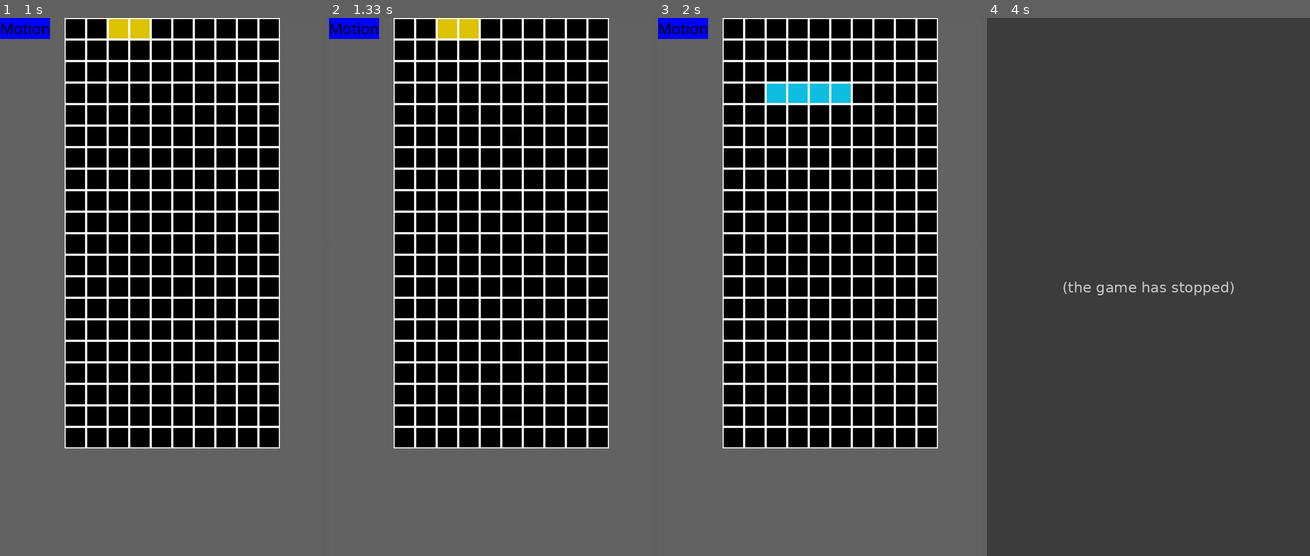
Above: before the commit, frames 1-4 (left to right).
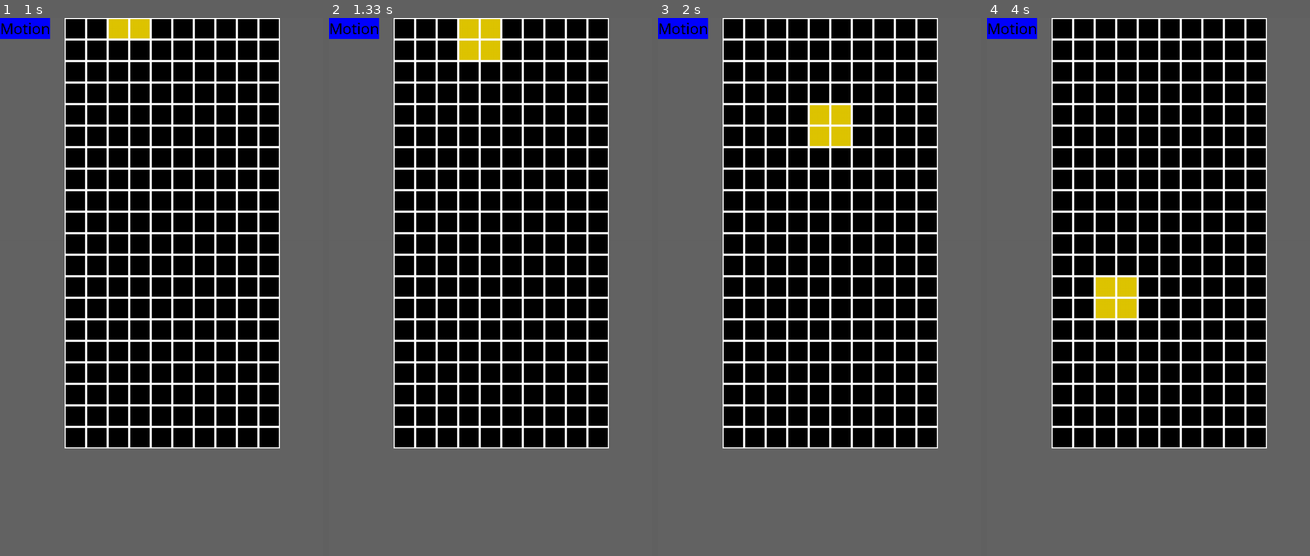
Above: after the commit, the same moments.

Repository: loboyd/pybrix
Game: pygame game, started from src/pybrix.py
Same seed, same stepped clock (60 frames per second), same inputs: the game is played once before the commit and once after it.
Inputs:
- Up to frame 1 (1 s): tap 1 at 0.33 s; tap Z at 0.67 s
- Up to frame 2 (1.33 s): hold Right from 1 s (still down); tap Space at 1.07 s
- Up to frame 3 (2 s): tap Space at 1.37, 1.57, 1.87 s; release Right at 1.47 s; hold Right 1.5-1.97 s
- Up to frame 4 (4 s): hold Left 2-2.53 s; tap Space at 2.07, 2.37, 2.63, 3.07, 3.4, 3.73 s; hold Left 2.57-2.97 s; hold Right 3-3.63 s; hold Left from 3.67 s (still down)

Frame 1 is identical in both runs. In frame 2, 0.9% of the frame differs, in the area x 33-54%, y 0-8%; in frame 3, 1.9%; in frame 4, 100%, in the area x 0-100%, y 0-100%.
Error before the commit: IndexError: index 10 is out of bounds for axis 1 with size 10 (tetromino.py line 122); the game stopped at 3.67 s (later frames are placeholders)

Commit message:
Fixed collision detection while falling

Diff:
--- a/src/board.py
+++ b/src/board.py
@@ -9,16 +9,16 @@
 from settings import GRID_SIZE, COLORS
 
 class Board(object):
-    def __init__(self, screen, shape=(22,10)):
+    def __init__(self, screen, shape=(20,10)):
         self.screen = screen
         self.shape = shape
         self.grid = -1*np.ones(self.shape, dtype=np.int8)
 
     def draw(self):
         """draw board not including currently falling tetromino"""
-        for i in range(2,self.shape[0]):
+        for i in range(self.shape[0]):
             for j in range(self.shape[1]):
-                pos = (j+3, i-2)
+                pos = (j+3, i)
                 board_val = self.grid[i, j]
                 color = COLORS[board_val]
                 #if board_val > -1:
--- a/src/tetromino.py
+++ b/src/tetromino.py
@@ -51,9 +51,11 @@
         self.undraw()
         self.position = (self.position[0], self.position[1]+1)
         # check for board collisions
+        self.check_board_collision()
         # undo drop if found
         if self.board_collision:
             self.position = (self.position[0], self.position[1]-1)
+            self.board_collision = False
             return False
         return True
 
@@ -86,6 +88,7 @@
         f.write("translate")
         if self.board_collision:
             self.position = (self.position[0]-t, self.position[1])
+            self.board_collision = False
             return False
         return True
 
@@ -93,6 +96,12 @@
         self.undraw()
         t = -1 if ccw else 1
         self.orientation = (self.orientation+t) % 4
+        self.check_board_collision()
+        if self.board_collision:
+            self.orientation = (self.orientation-t) % 4
+            self.board_collision = False
+            return False
+        return True
 
     def draw(self):
         blocks = self.get_block_positions()
@@ -111,15 +120,16 @@
     def check_board_collision(self):
         blocks = self.get_block_positions()
         f = open("testing.out","a")
+        f.write(str(self.board.shape[0]))
         for block in blocks:
             u,v = map(int,block)
-            f.write("\n")
-            f.write(str(u)+" " + str(v))
-            if u < 0 or u > self.board.shape[0]:
+            ushift = 3
+            f.write("\n"+str(u)+ " " + str(v))
+            if u < ushift or u >= (self.board.shape[1]+ushift):
                 self.board_collision = True
-            elif v < 0 or u > self.board.shape[1]:
+            elif v >= self.board.shape[0]:
                 self.board_collision = True
-            elif self.board.grid[u,v] != -1:
+            elif self.board.grid[v,u-ushift] != -1:
                 self.board_collision = True
         return self.board_collision
 
Not shown, changed: src/testing.out
